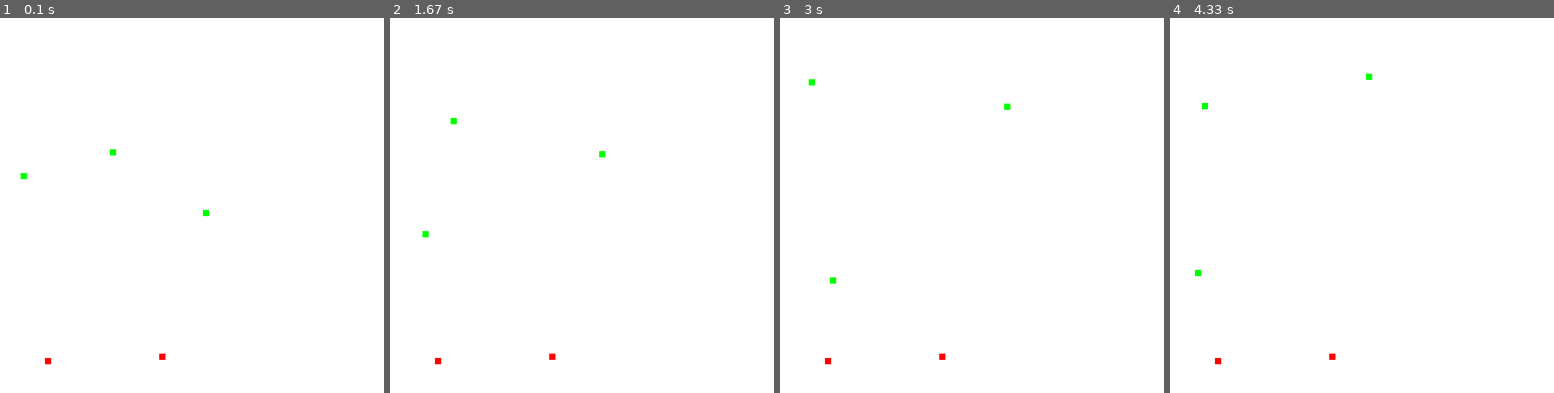
Above: before the commit, frames 1-4 (left to right).
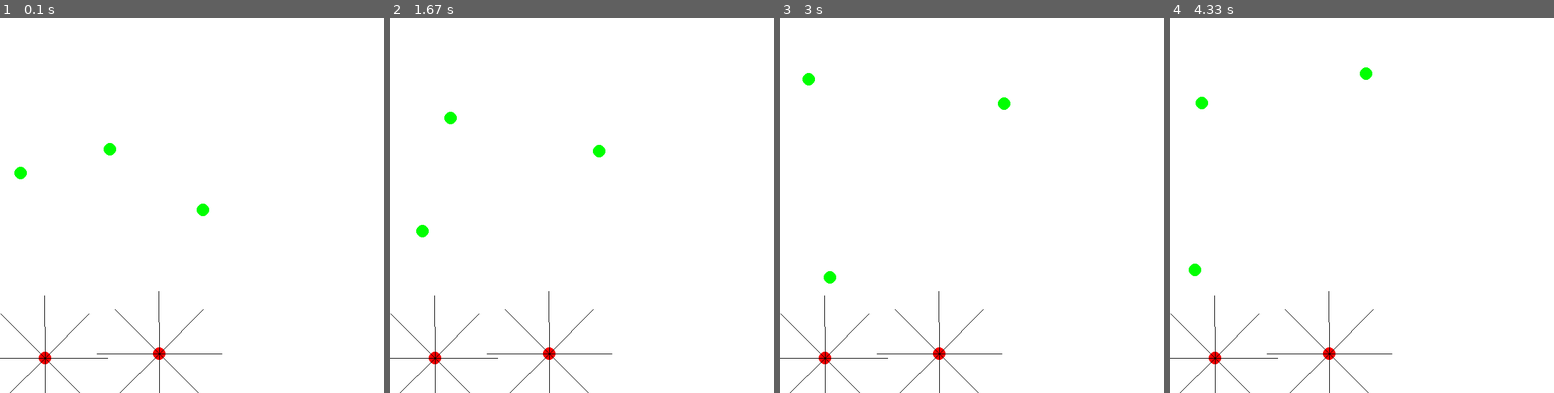
Above: after the commit, the same moments.

Repository: Florian-DELRIEU/IA-PreyPredators
Game: pygame game, started from main.py
The game is run twice, just before and just after one commit, with the same random seed, the same clock (stepped at 60 frames per second) and the same inputs.
Inputs:
- Up to frame 1 (0.1 s): no input
- Up to frame 2 (1.67 s): no input
- Up to frame 3 (3 s): no input
- Up to frame 4 (4.33 s): no input

The runs differ from the first frame. In frame 1, 0.6% of the frame differs, in the area x 0-58%, y 33-100%; in frame 2, 0.6%; in frame 3, 0.6%; in frame 4, 0.6%.

Commit message:
[0.4] - Lines for detections - draw lines - now blob are circles

Diff:
--- a/classes.py
+++ b/classes.py
@@ -1,7 +1,8 @@
 import pygame
 import random
+import math
 import numpy as np
-from pygame_init import width,height,RED,GREEN,FPS
+from pygame_init import width,height,RED,GREEN,FPS,window,BLACK
 
 class blob:
     def __init__(self,x=None,y=None,is_predator=False):
@@ -17,13 +18,14 @@
         self.iteration = 0
 
     def draw(self, window):
-        pygame.draw.rect(window, self.color, (self.x, self.y, self.size, self.size))
+        pygame.draw.circle(window, self.color, (self.x, self.y), self.size)
+        if self.is_predator: self.draw_rays(window)
 
     def move(self,method = "random"):
         if not self.is_predator:    method = "random"
         if self.is_predator:        method = "predator"
         self.iteration += 1
-        self.keep_in_screen()
+        #self.keep_in_screen()
         if method == "random":
             self.x += self.speed * np.cos(self.direction)
             self.y += self.speed * np.sin(self.direction)
@@ -33,8 +35,16 @@
         if method == "predator":
             pass
 
+    def draw_rays(self, window, ray_length=100, num_rays=8):
+        angle_step = 360 / num_rays
+        for i in range(num_rays):
+            angle = math.radians(i * angle_step)
+            end_x = self.x + ray_length * math.cos(angle)
+            end_y = self.y + ray_length * math.sin(angle)
+            pygame.draw.line(window, BLACK, (self.x, self.y), (end_x, end_y),width=1)
+
     def keep_in_screen(self):
-        if self.x < 0: self.x = width
-        if self.y < 0: self.x = height
-        if self.x > width: self.x = 0
-        if self.y > height: self.y = 0
+        # todo fix this
+        # Assurer que les blobs restent dans la fenêtre
+        self.x = max(0, min(self.x, width - self.size))
+        self.y = max(0, min(self.y, height() - self.size))
